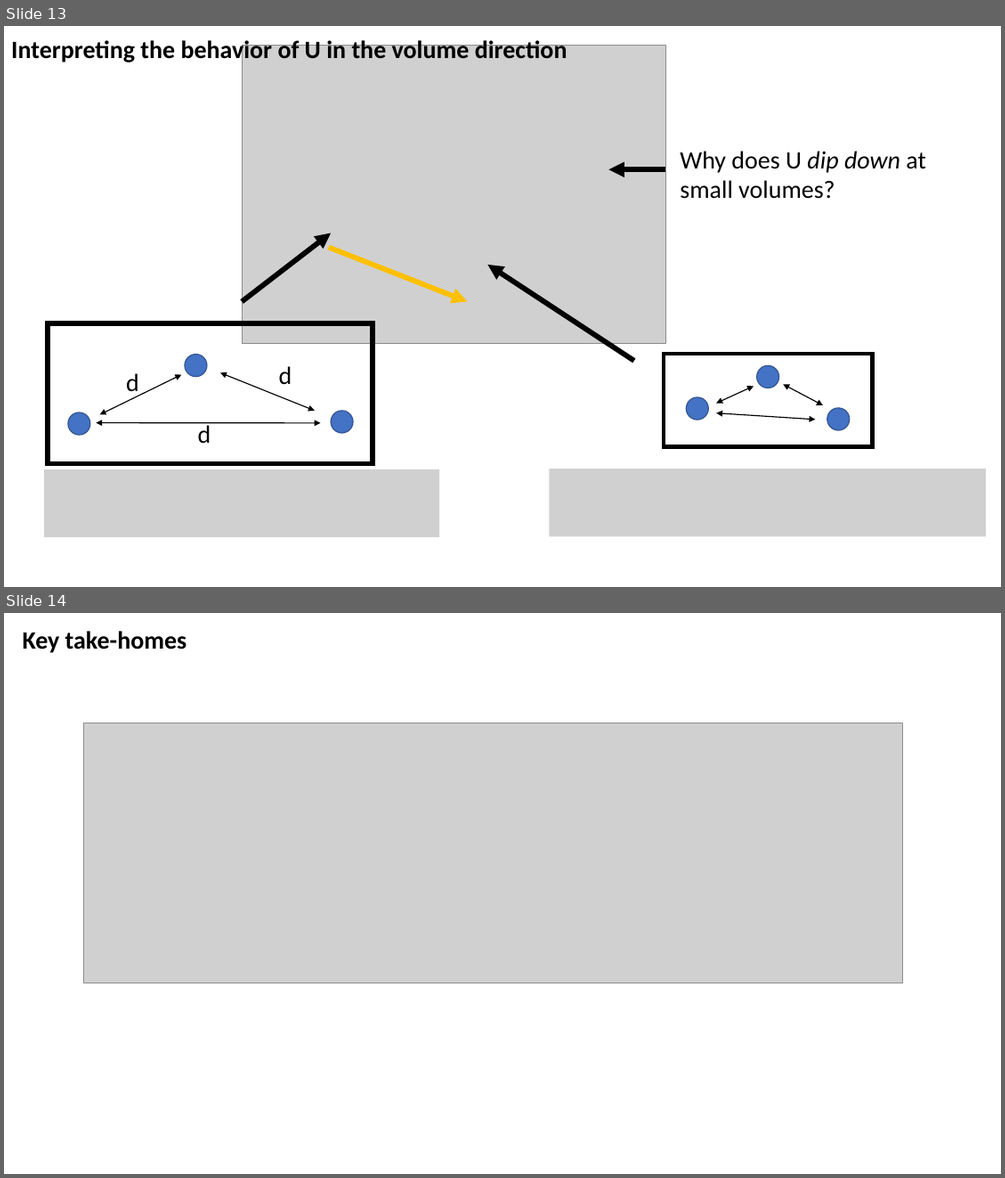
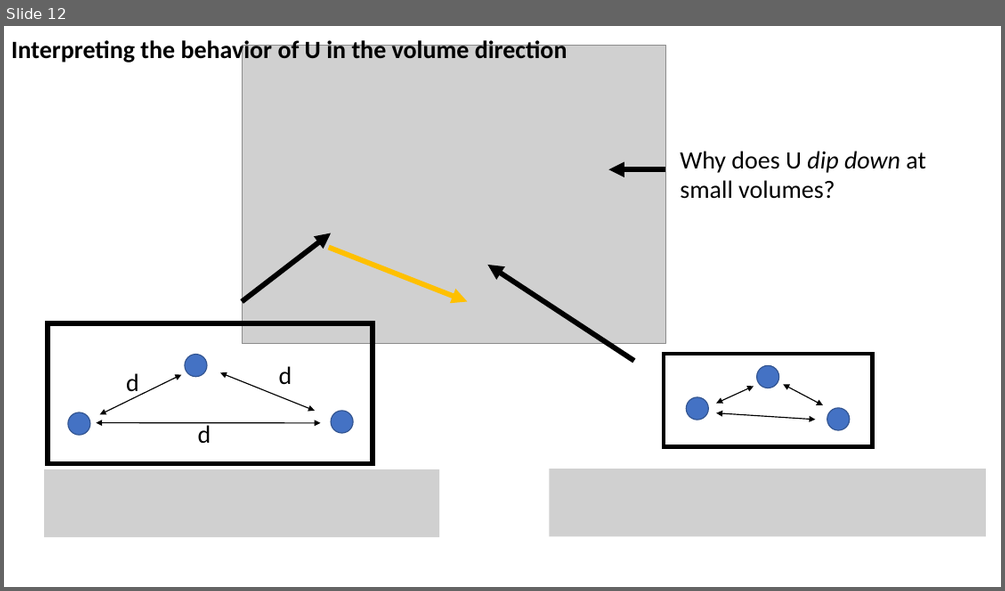
Before and after one commit to sneshyba/pypchem, a slide deck: Thermo 2022 (Neshyba)/Lectures/Week 4 - Internal energy, U/Week 4.4 - Synthesis.pptx. Shown one above the other, each under a label of ours: slides 13 and 14 before the commit, slide 12 after it. The pictures are 1005x1178 and 1005x591 pixels, drawn with LibreOffice and Linux fonts; fonts in the diff are those of the drawing; grey boxes stand for pictures. Boxes give left, top, right and bottom in pixels: in the first picture for what was removed or moved away, otherwise in the second. Text is boxed around its words. In the diff, an @@ line names an element or a change of style, - is before the commit and + after.

```diff
--- a/Thermo 2022 (Neshyba)/Lectures/Week 4 - Internal energy, U/Week 4.4 - Synthesis.pptx
+++ b/Thermo 2022 (Neshyba)/Lectures/Week 4 - Internal energy, U/Week 4.4 - Synthesis.pptx
@@ slide 14 removed at [4,613,1001,1174], background #FFFFFF @@
@@ text removed at [23,631,187,653] @@
-Key take-homes
@@ picture removed at [83,723,902,983] @@
@@ what was slide 13 is now slide 12 @@
```
Also in this commit, not shown: 4 slides added, 5 other slides removed, 5 other files.
